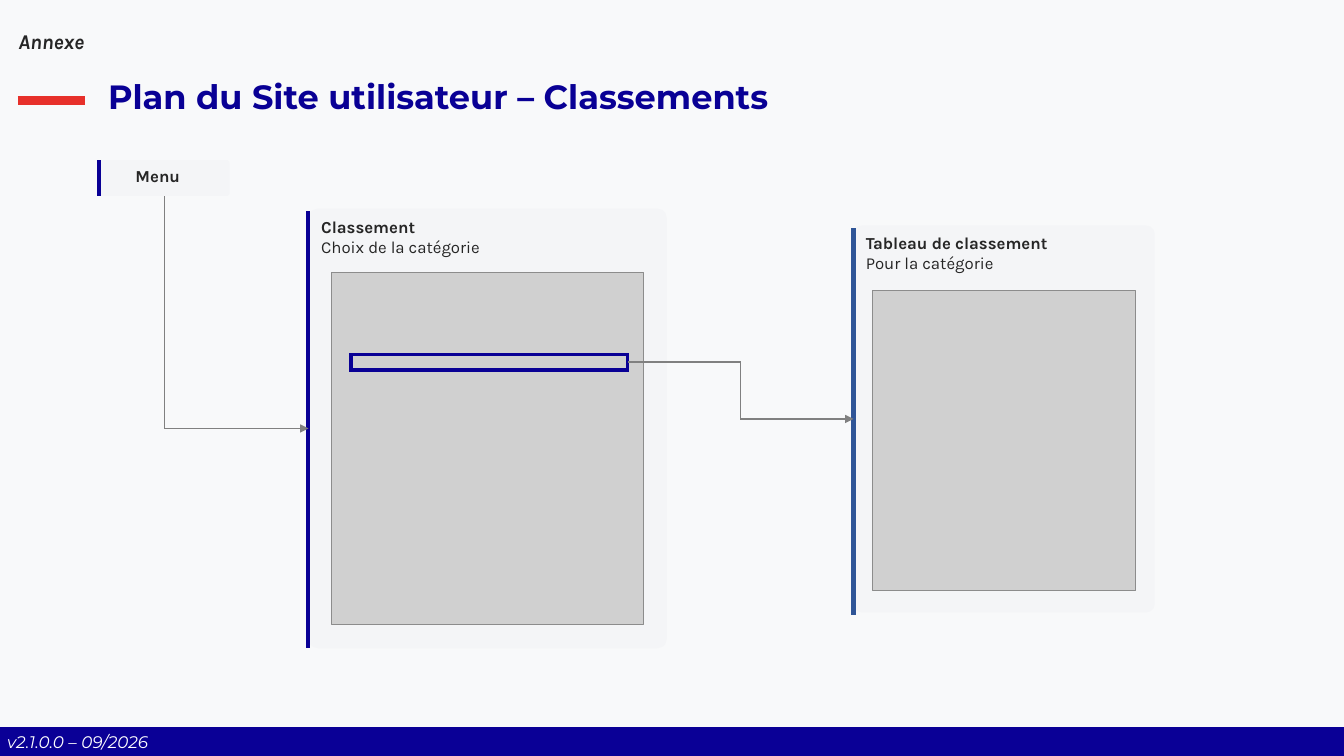
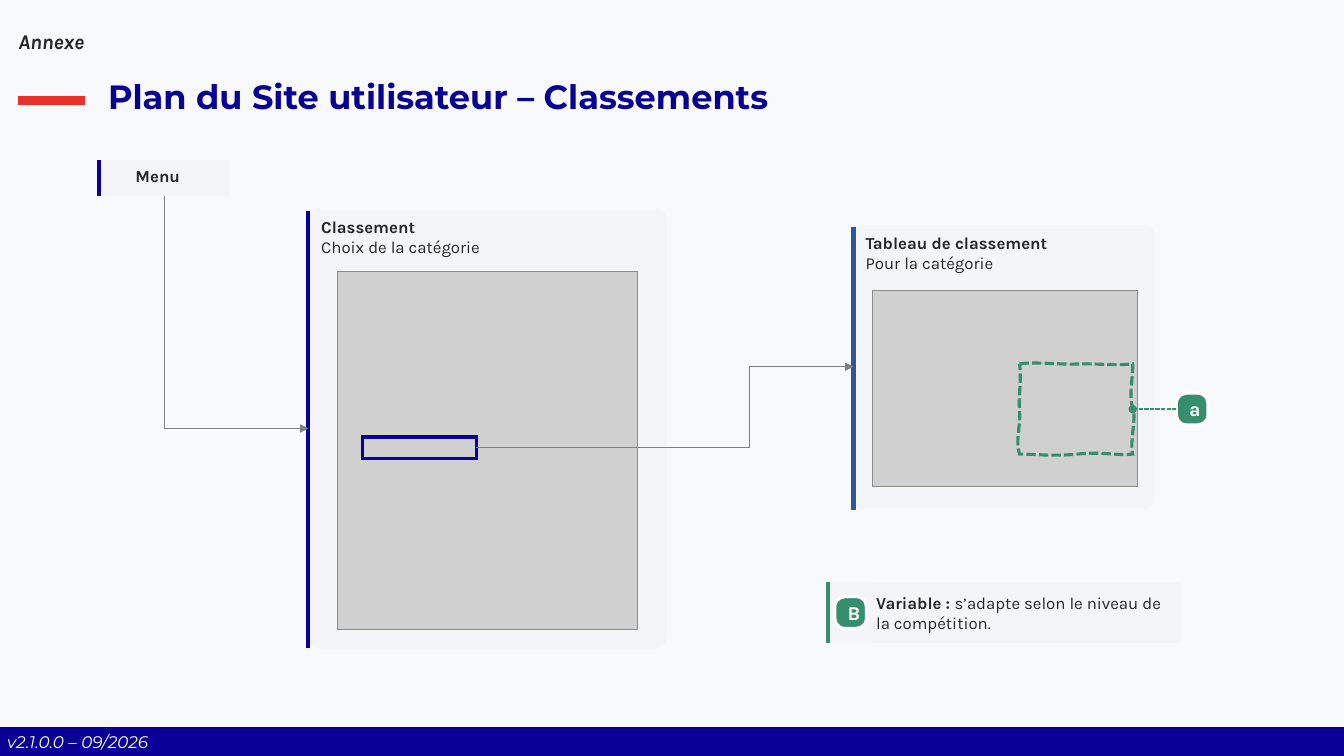
Before and after one commit to Comite-Rhone-Judo/PublicationSuiviCompetition, a slide deck: slide 53 of AppPublication/Documentation/PublicationSuiviCompetition - Manuel d'utilisation.pptx. Drawn at 1344x756 pixels with LibreOffice and Linux fonts; fonts in the diff are those of the drawing; grey boxes stand for pictures; background and template pictures are left out. Boxes give left, top, right and bottom in pixels: in the first picture for what was removed or moved away, otherwise in the second. Text is boxed around its words. In the diff, an @@ line names an element or a change of style, - is before the commit and + after.

Commit message:
Mise à jour des fichiers PDF et PPTX de documentation
Les fichiers ManuelUtilisateur.pdf et PublicationSuiviCompetition - Manuel d'utilisation.pptx ont été modifiés pour refléter les dernières évolutions ou corrections apportées à la documentation utilisateur.

```diff
--- a/AppPublication/Documentation/PublicationSuiviCompetition - Manuel d'utilisation.pptx
+++ b/AppPublication/Documentation/PublicationSuiviCompetition - Manuel d'utilisation.pptx
@@ line moved from (854, 228) - (854, 615) to (854, 228) - (854, 510) @@
@@ picture: place and size @@
-picture at (332, 272, 644, 624)
+picture at (338, 271, 638, 629)
@@ picture: place and size @@
-picture at (873, 290, 1136, 591)
+picture at (873, 290, 1138, 486)
@@ elbow arrow moved from (628, 362) - (854, 419) to (476, 448) - (854, 367) @@
@@ freeform shape added at (1019, 364, 1132, 454), outline #358F6C 2.25 pt dashed @@
@@ arrow added from (1177, 409) to (1133, 409), #358F6C 1 pt dashed @@
@@ rounded rectangle added at (1177, 393, 1208, 424), fill #358F6C, outline #FFFFFF 2.25 pt, 14 pt, text #FFFFFF, bold @@
+a
@@ rectangle: place and size @@
-rectangle at (351, 354, 627, 370)
+rectangle at (363, 438, 477, 459)
@@ group added at (828, 582, 1161, 643): 2 rounded rectangles, 1 text, 1 line @@
+Variable : s’adapte selon le niveau de la compétition.
+B
```
Also in this commit, not shown: 6 other slides changed, 1 other file.
